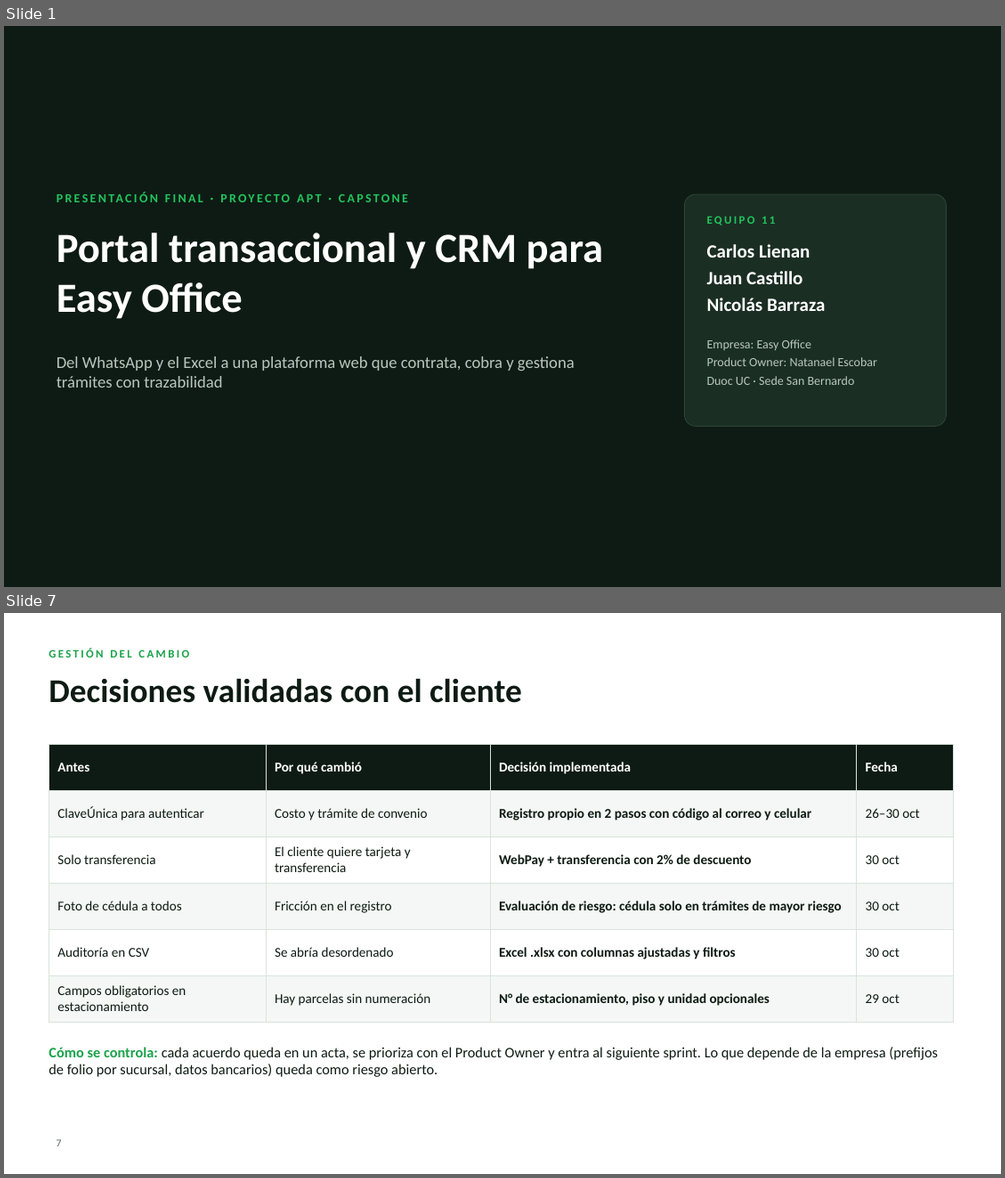
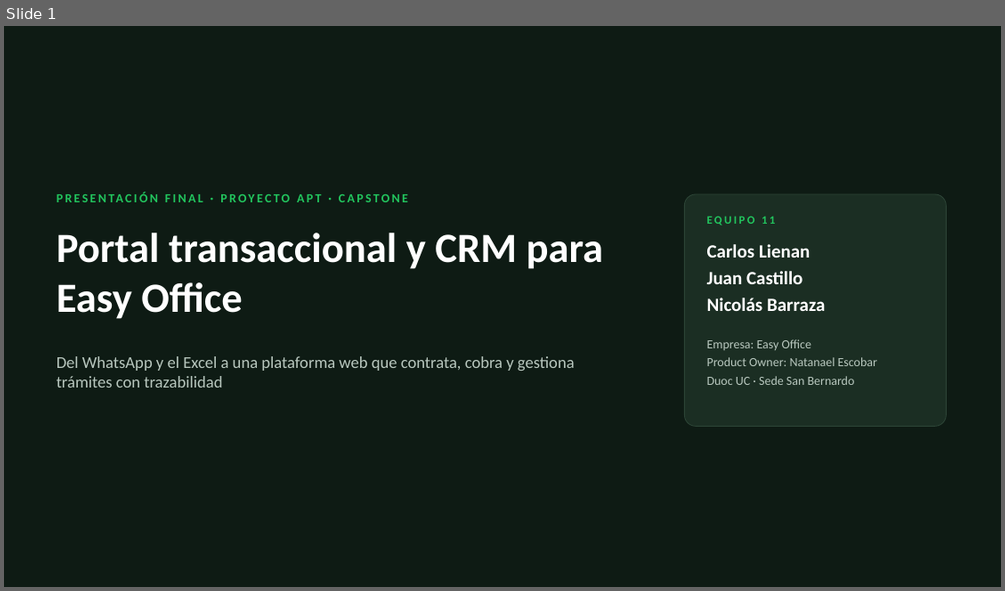
Before and after one commit to carlsLN/Capstone, a slide deck: Fase 3/Presentacion_Final_EasyOffice.pptx. Shown one above the other, each under a label of ours: slides 1 and 7 before the commit, slide 1 after it; the slides between them are not shown. The pictures are 1005x1178 and 1005x591 pixels, drawn with LibreOffice and Linux fonts; fonts in the diff are those of the drawing; background and template pictures are left out. Boxes give left, top, right and bottom in pixels: in the first picture for what was removed or moved away, otherwise in the second. Text is boxed around its words. In the diff, an @@ line names an element or a change of style, - is before the commit and + after.

```diff
--- a/Fase 3/Presentacion_Final_EasyOffice.pptx
+++ b/Fase 3/Presentacion_Final_EasyOffice.pptx
@@ slide 7 removed at bbox=[4, 613, 1001, 1174], background #FFFFFF @@
@@ text removed at bbox=[48, 648, 189, 657] @@
-GESTIÓN DEL CAMBIO
@@ title removed at bbox=[48, 678, 522, 703] @@
-Decisiones validadas con el cliente
@@ table removed at bbox=[48, 744, 954, 1014], 6 rows, 4 columns @@
-Antes | Por qué cambió | Decisión implementada | Fecha
-ClaveÚnica para autenticar | Costo y trámite de convenio | Registro propio en 2 pasos con código al correo y celular | 26–30 oct
-Solo transferencia | El cliente quiere tarjeta y transferencia | WebPay + transferencia con 2% de descuento | 30 oct
-Foto de cédula a todos | Fricción en el registro | Evaluación de riesgo: cédula solo en trámites de mayor riesgo | 30 oct
-Auditoría en CSV | Se abría desordenado | Excel .xlsx con columnas ajustadas y filtros | 30 oct
-Campos obligatorios en estacionamiento | Hay parcelas sin numeración | N° de estacionamiento, piso y unidad opcionales | 29 oct
@@ text removed at bbox=[48, 1046, 938, 1077] @@
-Cómo se controla: cada acuerdo queda en un acta, se prioriza con el Product Owner y entra al siguiente sprint. Lo que depende de la empresa (prefijos de folio por sucursal, datos bancarios) queda como riesgo abierto.
@@ page number removed at bbox=[57, 1139, 62, 1146] @@
-7
```
Also in this commit, not shown: 4 slides changed, 5 slides added, 10 other slides removed, 2 other files.
